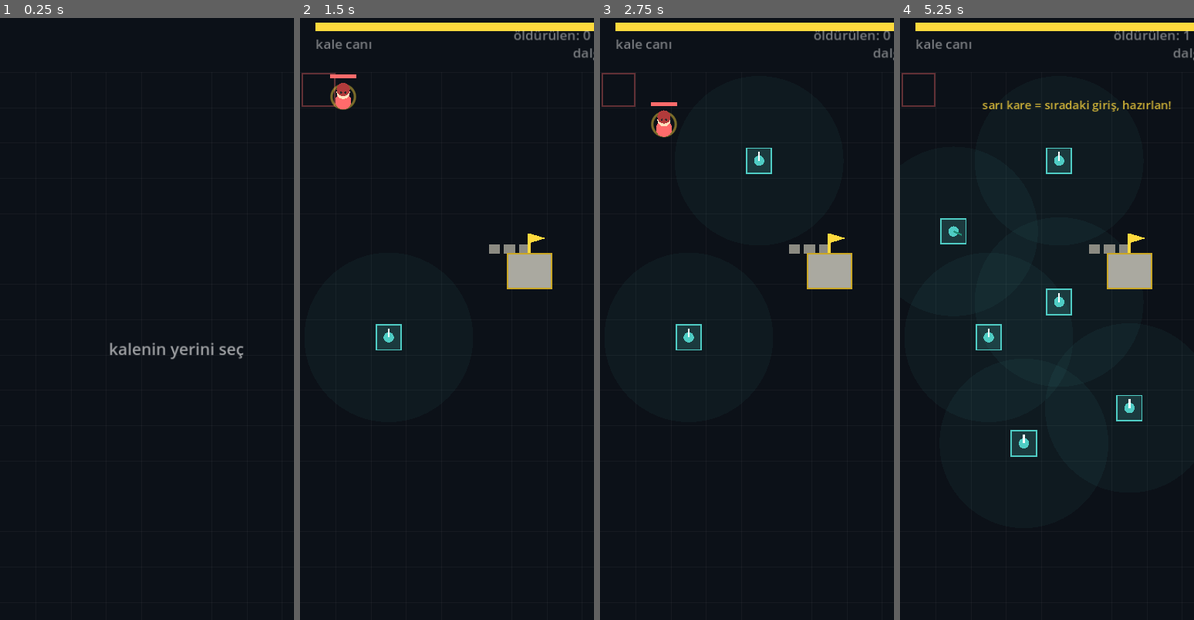
Above: before the commit, frames 1-4 (left to right).
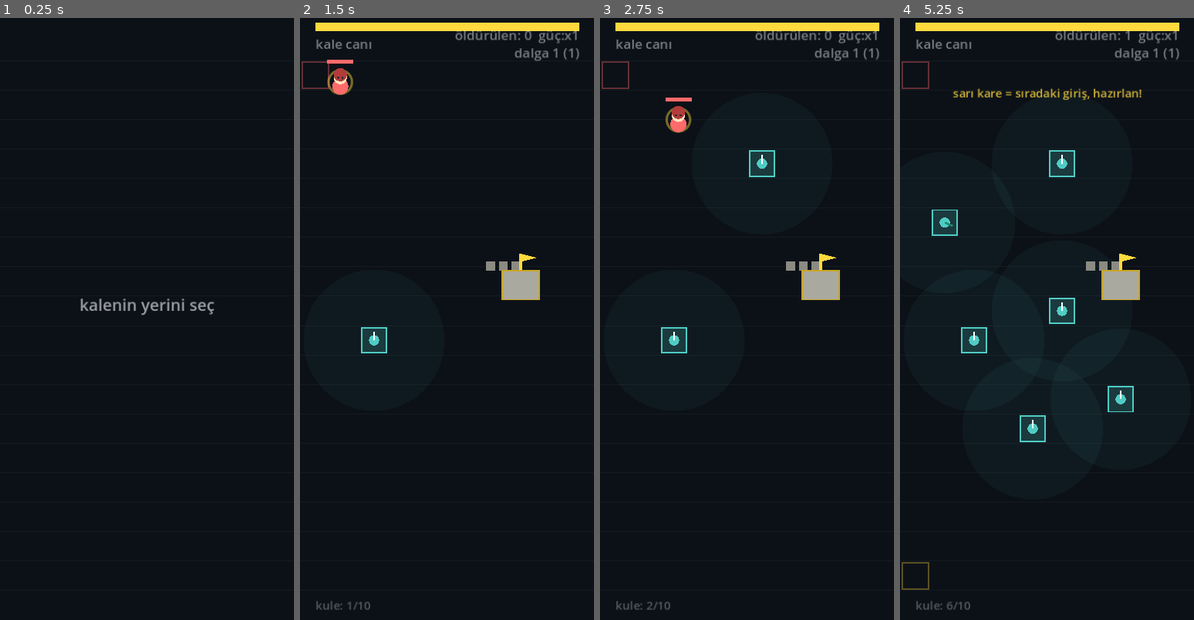
Above: after the commit, the same moments.

Repository: MetehanSarikaya/yellowhit
Game: Godot game, scene res://scenes/Main.tscn
Two runs of this game, one before a commit and one after it. Both use one fixed random seed, a clock stepped at 60 frames per second and the inputs below.
Inputs (mouse positions are in pixels of both pictures, inside the frame that each line leads up to):
- Up to frame 1 (0.25 s): no input
- Up to frame 2 (1.5 s): tap Enter at 0.5 s; move the mouse to (511, 282) at 0.52 s; click (511, 282) at 0.67 s; move the mouse to (388, 343) at 1.27 s; click (388, 343) at 1.42 s
- Up to frame 3 (2.75 s): move the mouse to (776, 174) at 2.02 s; click (776, 174) at 2.17 s
- Up to frame 4 (5.25 s): move the mouse to (1032, 433) at 2.77 s; click (1032, 433) at 2.92 s; move the mouse to (1135, 403) at 3.52 s; click (1135, 403) at 3.67 s; move the mouse to (958, 216) at 4.27 s; click (958, 216) at 4.42 s; move the mouse to (1061, 312) at 5.02 s; click (1061, 312) at 5.17 s

The runs differ from the first frame. In frame 1, 0.9% of the frame differs, in the area x 27-83%, y 46-57%; in frame 2, 3.2%; in frame 3, 3.6%; in frame 4, 6.3%, in the area x 0-100%, y 0-99%.

Commit message:
Adjust grid dimensions and constants in main.gd

Diff:
--- a/akin_godot/scripts/main.gd
+++ b/akin_godot/scripts/main.gd
@@ -3,11 +3,12 @@
 # ---------- Grid ayarları ----------
 const COLS := 10
 const ROWS := 18
-const CELL := 48
-const GTOP := 96
+const CELL := 40
+const GTOP := 80
+const GBOTTOM := 40
 const W := COLS * CELL
-const H := GTOP + ROWS * CELL
-
+const GRID_H := ROWS * CELL
+const H := GTOP + GRID_H + GBOTTOM
 # ---------- Oyun ayarları ----------
 const RANGE := CELL * 2.4
 const MAX_TOWERS := 10
